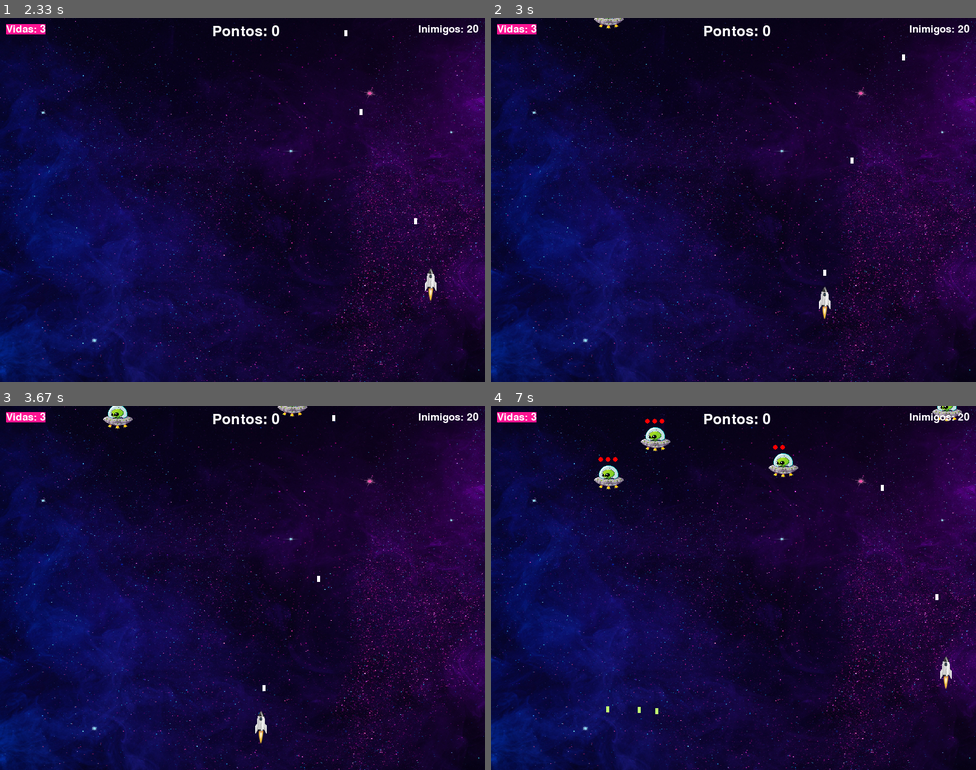
Above: before the commit, frames 1-4 (two rows, left to right).
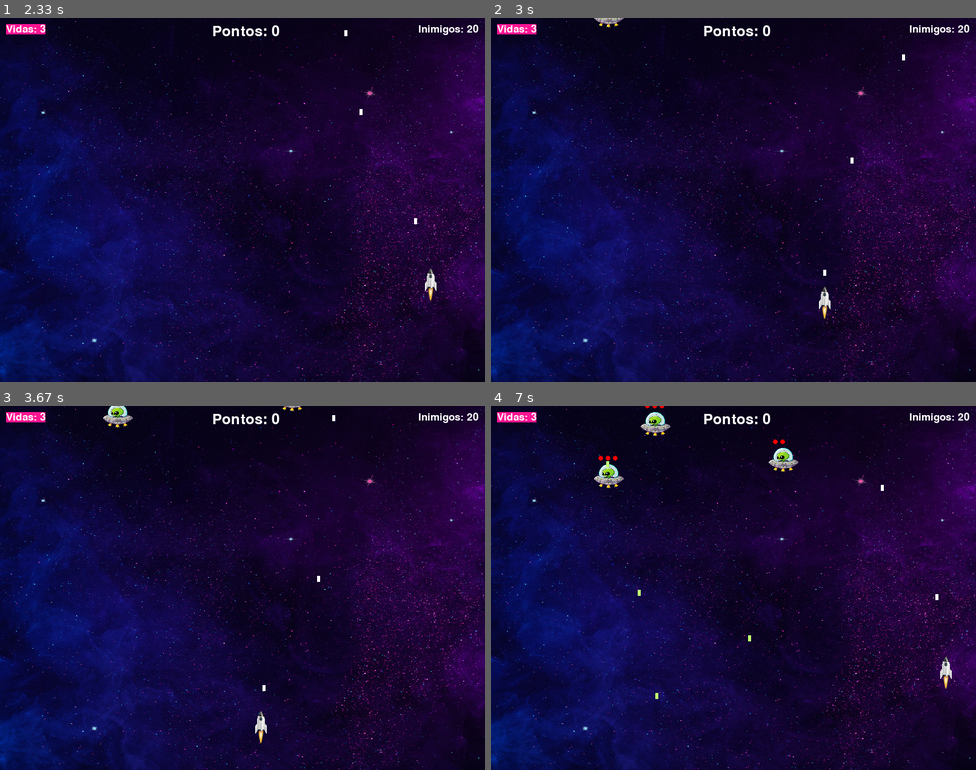
Above: after the commit, the same moments.

Repository: alanastaub/pygame
Game: pygame game, started from game.py
Same seed, same stepped clock (60 frames per second), same inputs: the game is played once before the commit and once after it.
Inputs (mouse positions are in pixels of both pictures, inside the frame that each line leads up to):
- Up to frame 1 (2.33 s): press the mouse at (242, 243) at 0.37 s; move the mouse to (300, 218) at 0.47 s; release the mouse at (354, 192) at 0.6 s; tap Space at 0.67, 1.07, 1.37, 1.57, 1.9, 2.2 s; hold Right 1-1.47 s; hold Up 1.5-1.8 s; hold Right 1.83-2.3 s
- Up to frame 2 (3 s): hold Left 2.33-2.87 s; tap Space at 2.4, 2.7, 2.97 s; hold Down from 2.9 s (still down)
- Up to frame 3 (3.67 s): release Down at 3.2 s; hold Left 3.23-3.63 s; tap Space at 3.3, 3.6 s
- Up to frame 4 (7 s): hold Up 3.67-4.03 s; tap Space at 3.73, 4.13, 4.43, 4.8, 5.2, 5.5, 5.7, 6, 6.2, 6.53, 6.83 s; hold Right 4.07-4.7 s; hold Down 4.73-5.1 s; hold Left 5.13-5.6 s; hold Right 5.63-6.1 s; hold Up 6.13-6.43 s; hold Right 6.47-6.93 s; hold Left from 6.97 s (still down)

Frame 1 is identical in both runs. In frame 2, less than 0.1% of the frame differs, in the area x 21-28%, y 0-3%; in frame 3, 0.3%; in frame 4, 1.2%, in the area x 21-98%, y 0-85%.

Commit message:
Centralizar funcoes de desenho em um unico arquivo
Signed-off-by: Alana Camily Staub <alanastaubcamily@gmail.com>

Diff:
--- /dev/null
+++ b/draw.py
@@ -0,0 +1,46 @@
+import pygame
+import settings
+
+pygame.font.init() # Inicializa as fontes
+button_font = pygame.font.Font(None, 30) # Define a fonte dos botões
+
+# Função para desenhar um botão na tela
+# Parâmetros: texto, posição x, posição y, largura, altura, cor, cor ao passar o mouse por cima, ação ao clicar
+def draw_button(screen, text, x, y, width, height, color, hover_color, action=None):
+    click_sound = pygame.mixer.Sound(settings.Sounds.click) # Carrega o som de clique
+    mouse = pygame.mouse.get_pos() # Pega a posição do mouse
+    click = pygame.mouse.get_pressed() # Pega o clique do mouse
+
+    if x < mouse[0] < x + width and y < mouse[1] < y + height: # Verifica se o mouse está em cima do botão
+        pygame.draw.rect(screen, hover_color, (x, y, width, height)) # Desenha o botão com a cor de hover
+        if click[0] == 1 and action: # Verifica se o botão foi clicado
+            click_sound.play() # Toca o som de clique
+            action() # Executa a ação do botão
+    else:
+        pygame.draw.rect(screen, color, (x, y, width, height)) # Desenha o botão com a cor normal
+
+    button_text = button_font.render(text, True, settings.Colors.WHITE) # Renderiza o texto do botão
+    text_rect = button_text.get_rect(center=(x + width // 2, y + height // 2)) # Pega o retângulo do texto
+    screen.blit(button_text, text_rect) # Desenha o texto na tela
+
+
+# Função para desenhar a pontuação na tela
+# Parâmetros: tela, fonte, pontuação, posição x, posição y, tamanho da fonte
+def draw_score(screen, font, score, x, y, font_size=36):
+    font = pygame.font.Font(None, font_size) # Define a fonte
+    score_text = font.render(f'Pontos: {score}', True, settings.Colors.WHITE) # Renderiza o texto da pontuação
+    screen.blit(score_text, (x, y)) # Desenha o texto na tela
+
+# Função para desenhar as vidas da nave na tela
+# Parâmetros: tela, fonte, vidas, posição x, posição y
+def draw_rocket_lives(screen, font, lives, x, y):
+    font = pygame.font.Font(None, 25) # Define a fonte
+    lives_text = font.render(f'Vidas: {lives}', True, settings.Colors.WHITE, settings.Colors.DARK_PINK) # Renderiza o texto das vidas
+    screen.blit(lives_text, (x, y)) # Desenha o texto na tela
+
+# Função para desenhar o contador de inimigos na tela
+# Parâmetros: tela, fonte, inimigos, posição x, posição y
+def draw_enemies_counter(screen, font, enemies, x, y):
+    font = pygame.font.Font(None, 25) # Define a fonte
+    enemies_text = font.render(f'Inimigos: {enemies}', True, settings.Colors.WHITE) # Renderiza o texto do contador de inimigos
+    screen.blit(enemies_text, (x, y)) # Desenha o texto na tela
--- a/enemies.py
+++ b/enemies.py
@@ -6,7 +6,7 @@
     enemies = []
     for _ in range(num_enemies):
         x = random.randint(0, width - enemy_image.get_width())
-        y = random.randint(-1500, -100)
+        y = random.randint(-2000, -100)
         enemies.append({"x": x, "y": y, "lives": 3, "image": enemy_image})
     return enemies
 
--- a/game.py
+++ b/game.py
@@ -4,80 +4,47 @@
 import settings
 import random
 from enemies import initialize_enemies, draw_enemies, update_enemies, check_bullet_collision
+from draw import draw_button, draw_score, draw_rocket_lives, draw_enemies_counter
 
-pygame.init()
+pygame.init() # Inicializa o pygame
 
-sound.start_music()
+sound.start_music() # Inicia a música de fundo
 
-WIDTH, HEIGHT = settings.General.WIDTH, settings.General.HEIGHT
-screen = pygame.display.set_mode((WIDTH, HEIGHT))
-pygame.display.set_caption("Space Invaders")
+WIDTH, HEIGHT = settings.General.WIDTH, settings.General.HEIGHT # Largura e altura da tela
+screen = pygame.display.set_mode((WIDTH, HEIGHT)) # Cria a tela
+pygame.display.set_caption("Space Invaders") # Define o título da janela
 
-pygame.font.init()
-button_font = pygame.font.Font(None, 30)
+pygame.font.init() # Inicializa as fontes
+button_font = pygame.font.Font(None, 30) # Define a fonte dos botões
 
-background_image = pygame.image.load(settings.Images.background_home)
-background_image = pygame.transform.scale(background_image, (WIDTH, HEIGHT))
+# Carrega as imagens
+background_image = pygame.image.load(settings.Images.background_home) # Carrega a imagem de fundo da tela inicial
+background_image = pygame.transform.scale(background_image, (WIDTH, HEIGHT)) # Redimensiona a imagem para o tamanho da tela
 
-background_loss = pygame.image.load(settings.Images.background_loss)
-background_loss = pygame.transform.scale(background_loss, (WIDTH, HEIGHT))
+background_loss = pygame.image.load(settings.Images.background_loss) # Carrega a imagem de fundo da tela de derrota
+background_loss = pygame.transform.scale(background_loss, (WIDTH, HEIGHT)) # Redimensiona a imagem para o tamanho da tela
 
-background_win = pygame.image.load(settings.Images.background_win)
-background_win = pygame.transform.scale(background_win, (WIDTH, HEIGHT))
+background_win = pygame.image.load(settings.Images.background_win) # Carrega a imagem de fundo da tela de vitória
+background_win = pygame.transform.scale(background_win, (WIDTH, HEIGHT)) # Redimensiona a imagem para o tamanho da tela
 
-enemy_image = pygame.image.load(settings.Images.enemy)
-enemy_image = pygame.transform.scale(enemy_image, (50, 50))
+new_background_image = pygame.image.load(settings.Images.background_game) # Carrega a imagem de fundo do jogo em execução
+new_background_image = pygame.transform.scale(new_background_image, (WIDTH, HEIGHT)) # Redimensiona a imagem para o tamanho da tela
 
-def draw_button(text, x, y, width, height, color, hover_color, action=None):
-    click_sound = pygame.mixer.Sound(settings.Sounds.click)
-    mouse = pygame.mouse.get_pos()
-    click = pygame.mouse.get_pressed()
+enemy_image = pygame.image.load(settings.Images.enemy) # Carrega a imagem do inimigo
+enemy_image = pygame.transform.scale(enemy_image, (50, 50)) # Redimensiona a imagem do inimigo
 
-    if x < mouse[0] < x + width and y < mouse[1] < y + height:
-        pygame.draw.rect(screen, hover_color, (x, y, width, height))
-        if click[0] == 1 and action:
-            click_sound.play()
-            action()
-    else:
-        pygame.draw.rect(screen, color, (x, y, width, height))
-
-    button_text = button_font.render(text, True, settings.Colors.WHITE)
-    text_rect = button_text.get_rect(center=(x + width // 2, y + height // 2))
-    screen.blit(button_text, text_rect)
-
-def draw_score(screen, font, score, x, y, font_size=36):
-    font = pygame.font.Font(None, font_size)
-    score_text = font.render(f'Pontos: {score}', True, settings.Colors.WHITE)
-    screen.blit(score_text, (x, y))
-
-def draw_rocket_lives(screen, font, lives, x, y):
-    font = pygame.font.Font(None, 25)
-    lives_text = font.render(f'Vidas: {lives}', True, settings.Colors.WHITE, settings.Colors.DARK_PINK)
-    screen.blit(lives_text, (x, y))
-
-def draw_enemies_counter(screen, font, enemies, x, y):
-    font = pygame.font.Font(None, 25)
-    enemies_text = font.render(f'Inimigos: {enemies}', True, settings.Colors.WHITE)
-    screen.blit(enemies_text, (x, y))
-
-def draw_winner(screen, font, x, y, is_winner):
-    font = pygame.font.Font(None, 100)
-    text = "Você Ganhou!" if is_winner else "Você Perdeu!"
-    text = font.render(text, True, settings.Colors.GREEN if is_winner else settings.Colors.RED)
-    screen.blit(text, (x, y))
+rocket = pygame.image.load(settings.Images.rocket) # Carrega a imagem da nave
+rocket = pygame.transform.scale(rocket, (60, 60)) # Redimensiona a imagem da nave
 
 def start_game():
+    rocket_x, rocket_y = WIDTH // 2, HEIGHT - 100
+
     global show_home, score, is_winner
     pygame.mixer.music.set_volume(0.1)
-    new_background_image = pygame.image.load(settings.Images.background_game)
-    new_background_image = pygame.transform.scale(new_background_image, (WIDTH, HEIGHT))
     laser_sound = pygame.mixer.Sound(settings.Sounds.laser)
     enemy_laser_sound = pygame.mixer.Sound(settings.Sounds.enemy_laser)
+
     enemies = initialize_enemies(20, enemy_image, WIDTH, HEIGHT)
-
-    rocket = pygame.image.load(settings.Images.rocket)
-    rocket = pygame.transform.scale(rocket, (60, 60))
-    rocket_x, rocket_y = WIDTH // 2, HEIGHT - 100
     rocket_speed = 5
     bullets = []
     enemy_bullets = []
@@ -179,16 +146,15 @@
     screen.blit(background_win if is_winner else background_loss, (0, 0))
     draw_score(screen, button_font, score, WIDTH // 2 - 100, 300)
 
-    draw_button("Jogar Novamente", WIDTH // 2 - 100, 350, 200, 40, settings.Colors.PINK, settings.Colors.DARK_PINK, start_game)
-    draw_button("Sair", WIDTH // 2 - 100, 400, 200, 40, settings.Colors.CIANO, settings.Colors.DARK_PINK, quit_game)
-
+    draw_button(screen, "Jogar Novamente", WIDTH // 2 - 100, 350, 200, 40, settings.Colors.PINK, settings.Colors.DARK_PINK, start_game)
+    draw_button(screen, "Sair", WIDTH // 2 - 100, 400, 200, 40, settings.Colors.CIANO, settings.Colors.DARK_PINK, quit_game)
 
 
 def load_home():
     screen.blit(background_image, (0, 0))
 
-    draw_button("Jogar", WIDTH // 2 - 100, 350, 200, 40, settings.Colors.PINK, settings.Colors.DARK_PINK, start_game)
-    draw_button("Sair", WIDTH // 2 - 100, 400, 200, 40, settings.Colors.CIANO, settings.Colors.DARK_PINK, quit_game)
+    draw_button(screen, "Jogar", WIDTH // 2 - 100, 350, 200, 40, settings.Colors.PINK, settings.Colors.DARK_PINK, start_game)
+    draw_button(screen, "Sair", WIDTH // 2 - 100, 400, 200, 40, settings.Colors.CIANO, settings.Colors.DARK_PINK, quit_game)
 
 
 running = True
--- a/settings.py
+++ b/settings.py
@@ -1,5 +1,5 @@
 import os
-
+#Arquivo de configurções gerais do jogo, como cores, imagens, sons, etc.
 class General:
     WIDTH = 800
     HEIGHT = 600
@@ -13,6 +13,7 @@
     RED = (255, 0, 0)
 
 
+#Caminho das imagens e sons
 BASE_DIR = os.path.dirname(os.path.abspath(__file__))
 class Images:
     rocket = os.path.join(BASE_DIR, 'sources/rocket.png')
